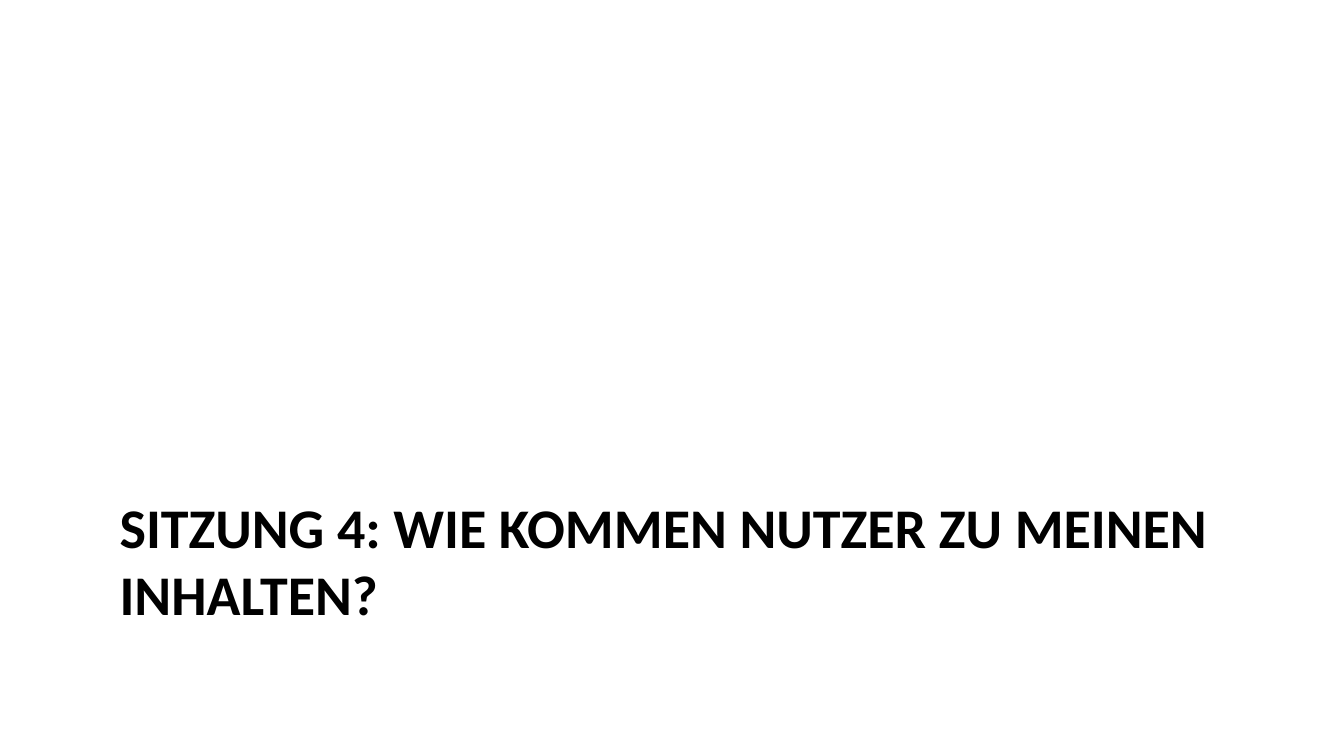
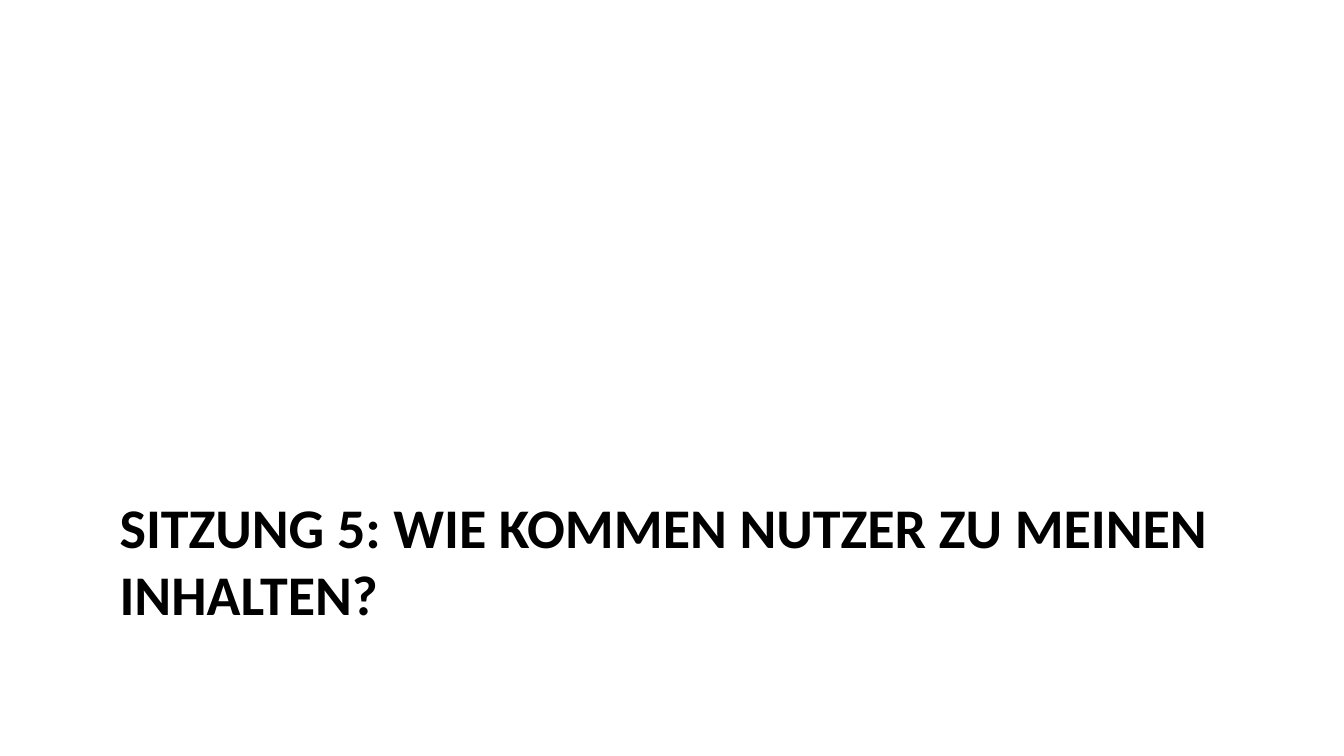
Before and after one commit to daswesen/digitale-inhalte, a slide deck: slide 51 of gdi.pptx (slide 49 before the commit). Drawn at 1344x756 pixels with LibreOffice and Linux fonts; fonts in the diff are those of the drawing. Boxes give left, top, right and bottom in pixels: in the first picture for what was removed or moved away, otherwise in the second. Text is boxed around its words. In the diff, an @@ line names an element or a change of style, - is before the commit and + after.

```diff
--- a/gdi.pptx
+++ b/gdi.pptx
@@ title at [120, 511, 1207, 616]: text changed @@
-SITZUNG 4: WIE KOMMEN NUTZER ZU MEINEN INHALTEN?
+SITZUNG 5: WIE KOMMEN NUTZER ZU MEINEN INHALTEN?
```
Also in this commit, not shown: 1 slide added, 1 other file.
